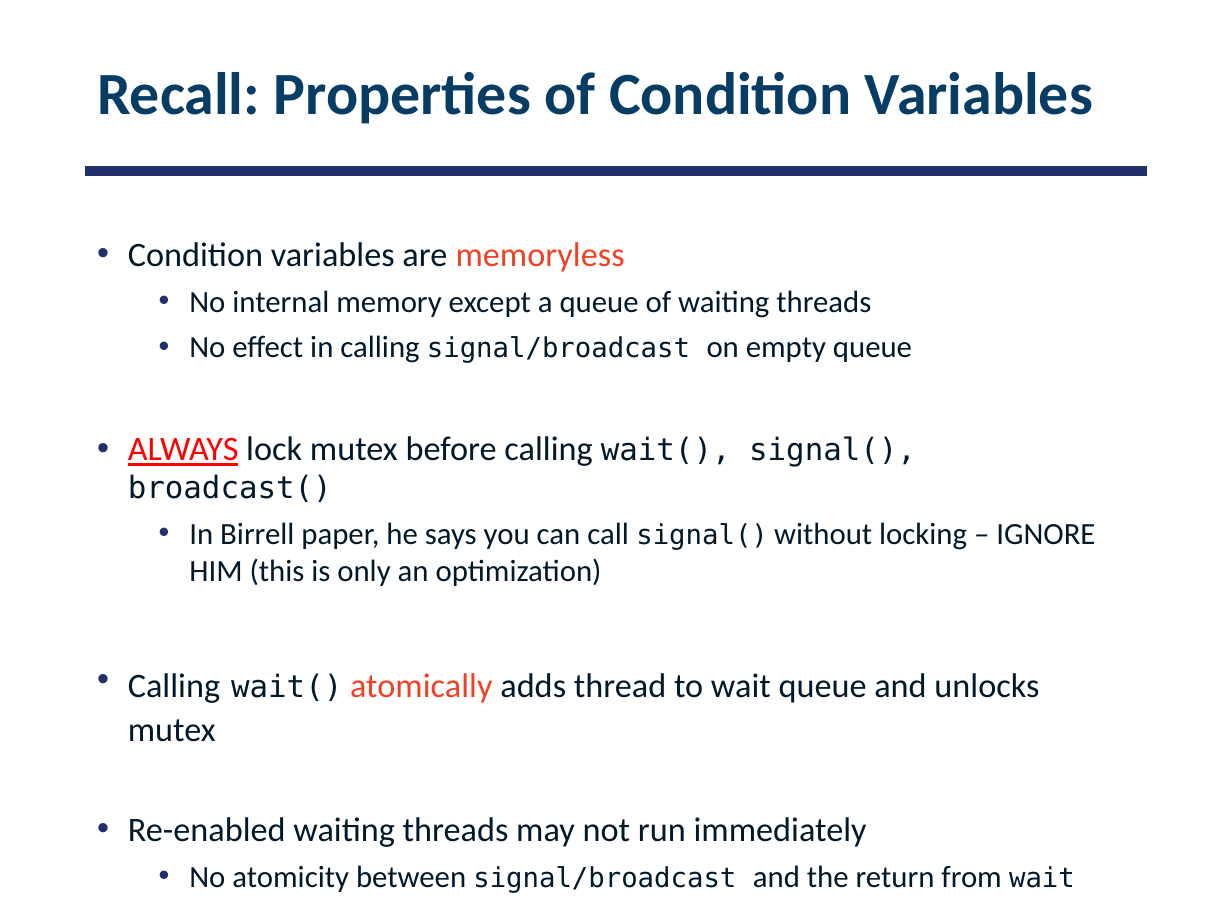
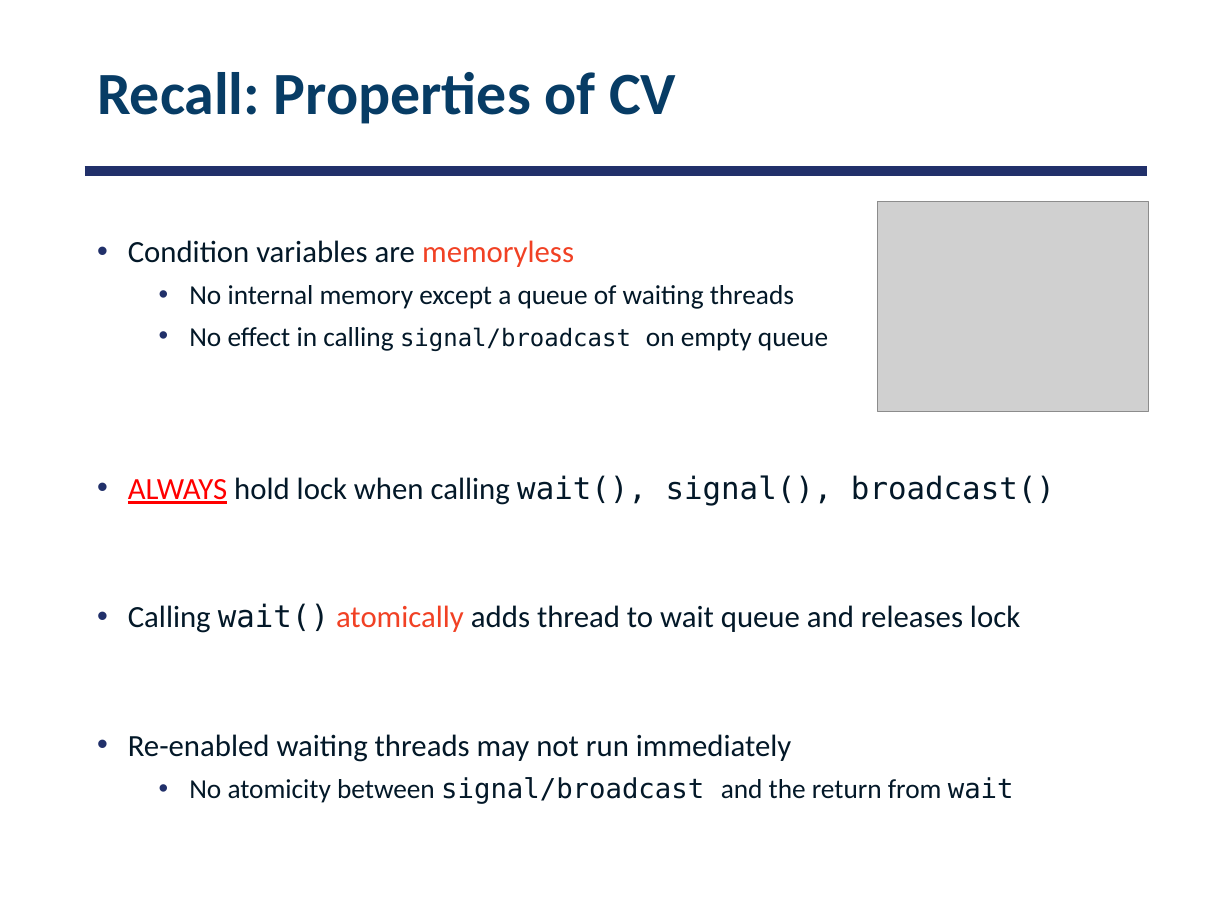
Before and after one commit to smajidzahedi/ECE350, a slide deck: slide 58 of Lectures/03-multithreaded.pptx (slide 51 before the commit). Drawn at 1232x924 pixels with LibreOffice and Linux fonts; fonts in the diff are those of the drawing; grey boxes stand for pictures. Boxes give left, top, right and bottom in pixels: in the first picture for what was removed or moved away, otherwise in the second. Text is boxed around its words. In the diff, an @@ line names an element or a change of style, - is before the commit and + after.

```diff
--- a/Lectures/03-multithreaded.pptx
+++ b/Lectures/03-multithreaded.pptx
@@ title at bbox=[97, 72, 676, 124]: text changed @@
-Recall: Properties of Condition Variables
+Recall: Properties of CV
@@ picture added at bbox=[878, 202, 1148, 411] @@
@@ text at bbox=[128, 240, 1014, 804]: size 20 to 18 pt in "Condition variables are memoryless", "Re-enabled waiting threads may not run immediately"; size 18 to 16 pt in "No internal memory except a queue of ...", "No effect in calling on empty queue", "No atomicity between and the return from"; size 16 to 14 pt in "signal/broadcast" @@
@@ text at bbox=[128, 475, 1055, 633]: text changed @@
-• ALWAYS lock mutex before calling wait(), signal(), broadcast()
-  • In Birrell paper, he says you can call signal() without locking – IGNORE HIM (this is only an optimization)
-• Calling wait() atomically adds thread to wait queue and unlocks mutex
+• ALWAYS hold lock when calling wait(), signal(), broadcast()
+• Calling wait() atomically adds thread to wait queue and releases lock
```
Also in this commit, not shown: 14 other slides changed, 8 slides added, 1 other file.
